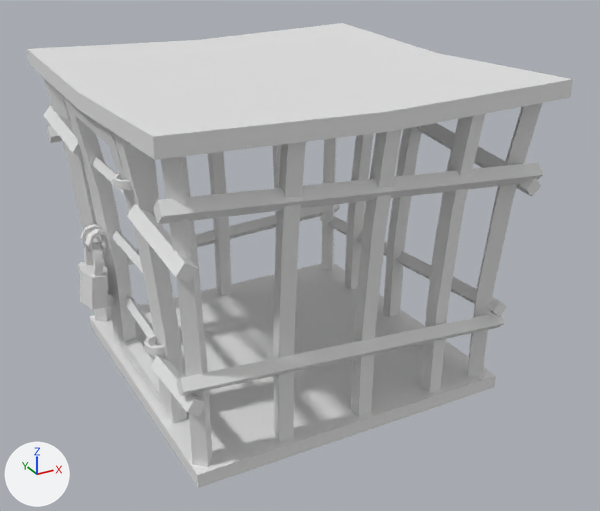
Before and after pictures for a commit that changed the FBX model Assets/Models/Fbx/cage_undamaged.fbx.
The view is the same before and after, from a 50 mm lens placed at (-14.4, -28.0, 18.6), pointed at (0.5, -1.0, 5.1). Lighting does not change. The marker at lower left points along +X, +Y and +Z. Where no turn or scale is listed for an object, it has been applied to the vertices.
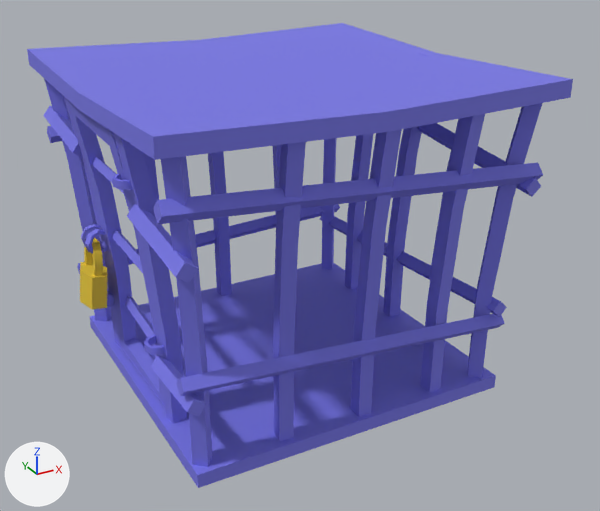
Commit message: cage changes

Changed parts and their boxes [x1, y1, x2, y2] in the pictures (600 x 511 px):
part 1 of me_cube_002, recoloured (white to blue): [27, 23, 573, 488] in both
part 2 of me_cube_002, recoloured (grey to yellow): [80, 238, 107, 310] in both

Edits to the bpy script that builds the scene:
```text
Add mat_cage:
    mat_cage = principled_material('Cage')
    mat_cage.base_color = (0.185, 0.181, 0.8)  # blue #7776e7
    mat_cage.roughness = 0.69
Add mat_lock:
    mat_lock = principled_material('Lock')
    mat_lock.base_color = (0.8, 0.57, 0.0343)  # yellow #e7c734
    mat_lock.roughness = 0.69
Change me_cube_002:
    where me_cube_002.from_pydata(...)  # 574 vertices, 471 faces; spans x -7.6..7.5, y -7.5..7.5, z -12.3..0.3
    used by ob_cube_001; location = (0.0, 0.0, 12.41)
    me_cube_002 part 1: 433 of the faces centred in x -7.5..7.5, y -7.5..7.5, z -12.0..0.1 switch from no material to mat_cage (blue #7776e7)
    me_cube_002 part 2: 38 of the faces centred in x -7.4..-6.6, y 2.1..3.8, z -9.2..-6.6 switch from no material to mat_lock (yellow #e7c734)
```
